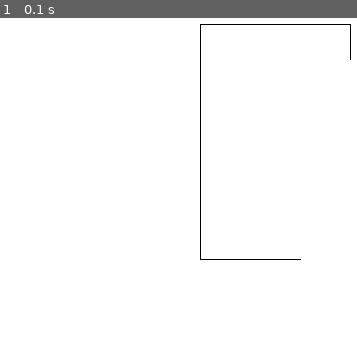
Above: before the commit, frame 1.
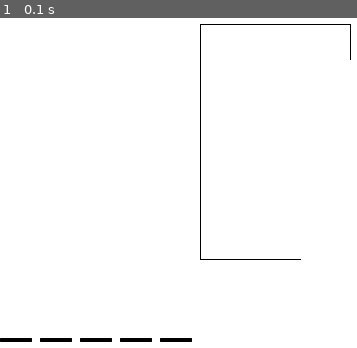
Above: after the commit, the same moment.

Repository: RyderBlack/pendu_python
Game: pygame game, started from test2pygame.py
Two runs of this game, one before a commit and one after it. Both use one fixed random seed, a clock stepped at 60 frames per second and the inputs below.
Inputs:
- Up to frame 1 (0.1 s): no input

The runs differ from the first frame. In frame 1, 0.5% of the frame differs, in the area x 0-54%, y 96-99%.

Commit message:
add - show letter's word with empty case

Diff:
--- a/test2pygame.py
+++ b/test2pygame.py
@@ -10,6 +10,7 @@
 continuer = True
 letters = ['a', 'b', 'c', 'd', 'e', 'f', 'g', 'h', 'i', 'j', 'k', 'l', 'm', 'n', 'o', 'p', 'q', 'r', 's', 't', 'u', 'v', 'w', 'x', 'y', 'z']
 lettre_utilisé = []#Liste des lettres utilisé
+dashImg = []#Case vide du mot
 word = ""
 perso = pygame.image.load("un_pendu.jpg").convert_alpha()# 108x400 px
 persoRect = perso.get_rect() #crée un rectangle autour d'une image
@@ -18,6 +19,10 @@
 NOIR = (0, 0, 0)
 flag = 0
 
+def showLines():
+    for i in range (len(word)):
+        dashImg.append(pygame.image.load('minus-sign.png'))
+        fenetre.blit(dashImg[i], (1 * i * 40, 400))
 
 with open('words.txt','r') as file:
     word_list = file.read().splitlines() # Dans le cas d'un fichier où il y a un mot par ligne
@@ -80,7 +85,7 @@
                                 fenetre.blit(perso, persoRect)
                                 continuer = False
                             x += 25
-
+    showLines()
     pygame.display.update()#mise a jour de l'image a chaque fin de boucle
     if len(lettre_utilisé) == 6:
         pygame.time.wait(4000)
Binary file added: minus-sign.png
